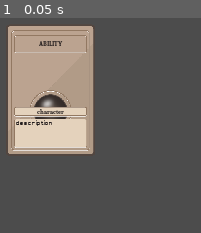
Above: before the commit, frame 1.
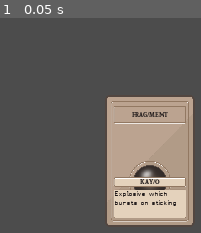
Above: after the commit, the same moment.

Repository: jarusll/Cards
Game: Godot game, scene res://scenes/Card.tscn
Same seed, same stepped clock (60 frames per second), same inputs: the game is played once before the commit and once after it.
Inputs:
- Up to frame 1 (0.05 s): no input

The runs differ from the first frame. In frame 1, 50% of the frame differs, in the area x 3-97%, y 3-97%.

Commit message:
card finalize

Diff:
--- a/project.godot
+++ b/project.godot
@@ -14,7 +14,7 @@
 "language": "GDScript",
 "path": "res://scenes/AbilityCharacterEffectGraph.gd"
 }, {
-"base": "CanvasLayer",
+"base": "Area2D",
 "class": "Card",
 "language": "GDScript",
 "path": "res://scenes/Card.gd"
--- a/scenes/Card.gd
+++ b/scenes/Card.gd
@@ -1,17 +1,16 @@
-extends CanvasLayer
+extends Area2D
 class_name Card
 
-var ability_name = "ability"
-var character_name = "character"
-var description_text = "description"
-
-func _init():
-	return
+var ability_name = "FRAG/ment"
+var character_name = "KAY/O"
+var description_text = "Explosive which bursts on sticking"
 
 func _ready():
 	$AbilityLabel.set_text(ability_name)
 	$CharacterLabel.set_text(character_name)
 	$DescriptionLabel.set_text(description_text)
+	var screensize = get_viewport().get_visible_rect().size
+	position = Vector2(screensize.x/2, screensize.y/2)
 
 func set_ability(ability):
 	ability_name = ability
--- a/scenes/Card.tscn
+++ b/scenes/Card.tscn
@@ -4,9 +4,6 @@
 [ext_resource path="res://scenes/Card.gd" type="Script" id=2]
 [ext_resource path="res://assets/Andada-Bold.otf" type="DynamicFontData" id=3]
 [ext_resource path="res://assets/Basic-San-Serif.ttf" type="DynamicFontData" id=4]
-
-[sub_resource type="RectangleShape2D" id=1]
-extents = Vector2( 72, 105.5 )
 
 [sub_resource type="DynamicFont" id=2]
 size = 10
@@ -16,33 +13,23 @@
 size = 10
 font_data = ExtResource( 4 )
 
-[node name="Card" type="CanvasLayer"]
+[sub_resource type="RectangleShape2D" id=1]
+extents = Vector2( 72, 105.5 )
+
+[node name="Card" type="Area2D"]
 script = ExtResource( 2 )
 
-[node name="CardArea" type="Area2D" parent="."]
-position = Vector2( 504, 287 )
-
-[node name="CardCollision" type="CollisionShape2D" parent="CardArea"]
-position = Vector2( -23, -40.5 )
-shape = SubResource( 1 )
-__meta__ = {
-"_edit_lock_": true
-}
+[node name="Position2D" type="Position2D" parent="."]
 
 [node name="Sprite" type="Sprite" parent="."]
-position = Vector2( 481, 247 )
 scale = Vector2( 0.471154, 0.471154 )
 texture = ExtResource( 1 )
 
 [node name="CharacterLabel" type="Label" parent="."]
-anchor_left = 0.376
-anchor_top = 0.391
-anchor_right = 0.376
-anchor_bottom = 0.391
-margin_left = -69.28
-margin_top = -8.52002
-margin_right = 68.72
-margin_bottom = 8.47998
+margin_left = -69.0
+margin_top = 25.0
+margin_right = 69.0
+margin_bottom = 42.0
 custom_colors/font_color = Color( 0.133333, 0.109804, 0.109804, 1 )
 custom_fonts/font = SubResource( 2 )
 align = 1
@@ -53,23 +40,19 @@
 anchor_top = 0.438
 anchor_right = 0.376
 anchor_bottom = 0.438
-margin_left = -56.28
-margin_top = -20.36
-margin_right = 55.72
-margin_bottom = 20.64
+margin_left = -55.5
+margin_top = 47.9519
+margin_right = 56.5
+margin_bottom = 88.9519
 custom_colors/font_color = Color( 0.133333, 0.109804, 0.109804, 1 )
 custom_fonts/font = SubResource( 3 )
 autowrap = true
 
 [node name="AbilityLabel" type="Label" parent="."]
-anchor_left = 0.376
-anchor_top = 0.24
-anchor_right = 0.376
-anchor_bottom = 0.24
-margin_left = -70.28
-margin_top = -9.8
-margin_right = 69.72
-margin_bottom = 9.2
+margin_left = -70.0
+margin_top = -83.0
+margin_right = 71.0
+margin_bottom = -66.0
 custom_colors/font_color = Color( 0.133333, 0.109804, 0.109804, 1 )
 custom_fonts/font = SubResource( 2 )
 align = 1
@@ -79,4 +62,5 @@
 "_editor_description_": ""
 }
 
-[node name="Position2D" type="Position2D" parent="."]
+[node name="CardCollision" type="CollisionShape2D" parent="."]
+shape = SubResource( 1 )
--- /dev/null
+++ b/scenes/Main.tscn
@@ -0,0 +1,8 @@
+[gd_scene load_steps=2 format=2]
+
+[ext_resource path="res://scenes/Main.gd" type="Script" id=1]
+
+[node name="Main" type="CanvasLayer"]
+script = ExtResource( 1 )
+
+[node name="CardHolder" type="Node" parent="."]
